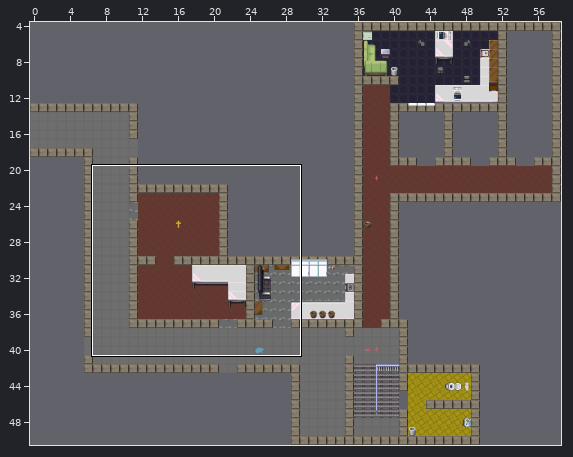
An edit to a level. Tiled map (JSON), zl-map/maps/zl-og.json. Above: a wide view before the commit, with the close-up outlined.
Close-up. Before the edit:
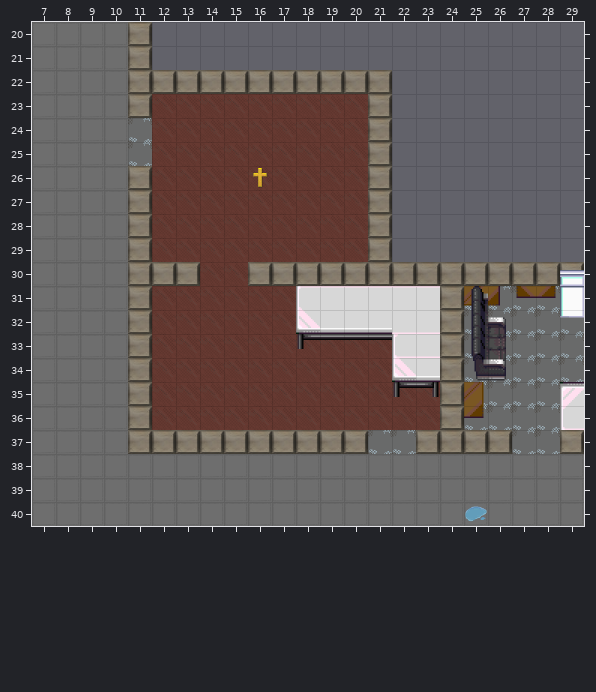
Cells are 32x32 px. Shown: x 7..29, y 20..40. The commit also changed other parts of the map, which this record leaves out.
After:
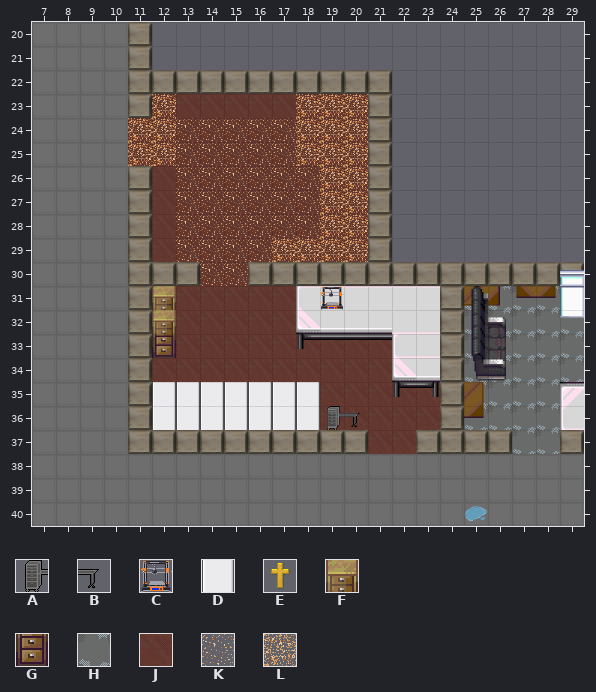
Key: from "chaos_zone_shared": A 385, B 386, C 481; from "fantasy": D 531, E 614; from "office_2": F 39, G 55; from "z-Labor-floor3434": H 8, J 9, K 10, L 11.
_ is an empty cell, . an unchanged one.
Changes in this commit:
--- layer "floor"
@@ x 11..11 @@
-24 H
-25 H
+24 J
+25 J
@@ x 21..22 @@
-37 HH
+37 JJ
--- layer "things"
@@ x 11..20 @@
-23 ._.....___
-24 __________
-25 __________
-26 ..___E____
-27 ..________
-28 ..________
-29 ..________
-30 ...__.....
-31 ._........
-32 ._........
-33 ._........
+23 .L.....LLL
+24 LLKKKKKLLL
+25 LLKKKKKLLL
+26 ..KKKKKKLL
+27 ..KKKKKKLL
+28 ..KKKKKKLL
+29 ..KKKKLLLL
+30 ...KK.....
+31 .F........
+32 .F........
+33 .G........
--- layer "on-top-of-things"
@@ x 19..19 @@
-31 _
+31 C
@@ x 12..20 @@
-35 _______..
-36 _________
+35 DDDDDDD..
+36 DDDDDDDAB
Pixel boxes of the changes (left, top, right, bottom) in both close-ups:
changed: (128, 94, 368, 286)
added: (152, 286, 176, 358)
added: (321, 287, 344, 310)
changed: (152, 382, 416, 454)
